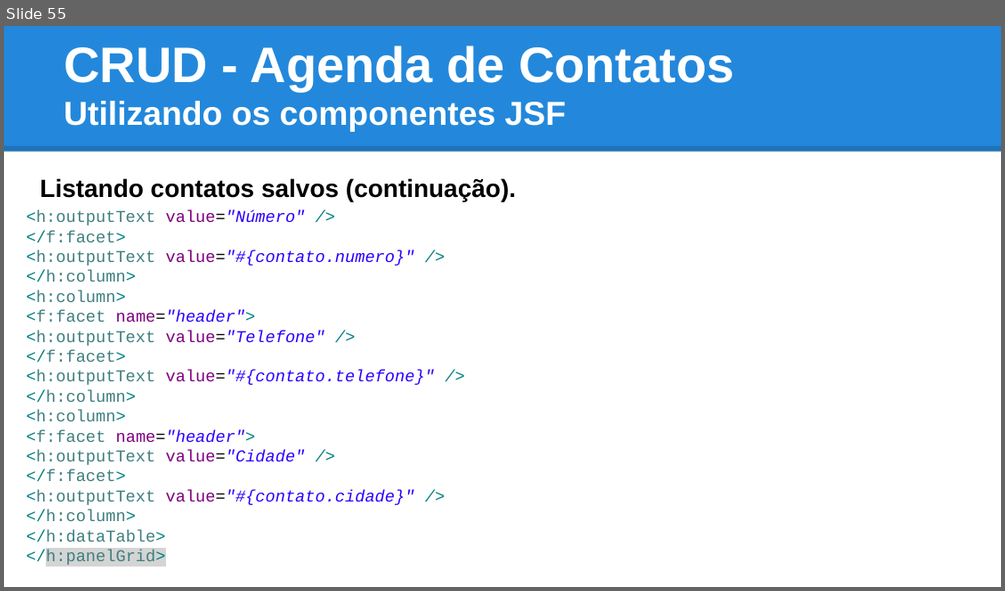
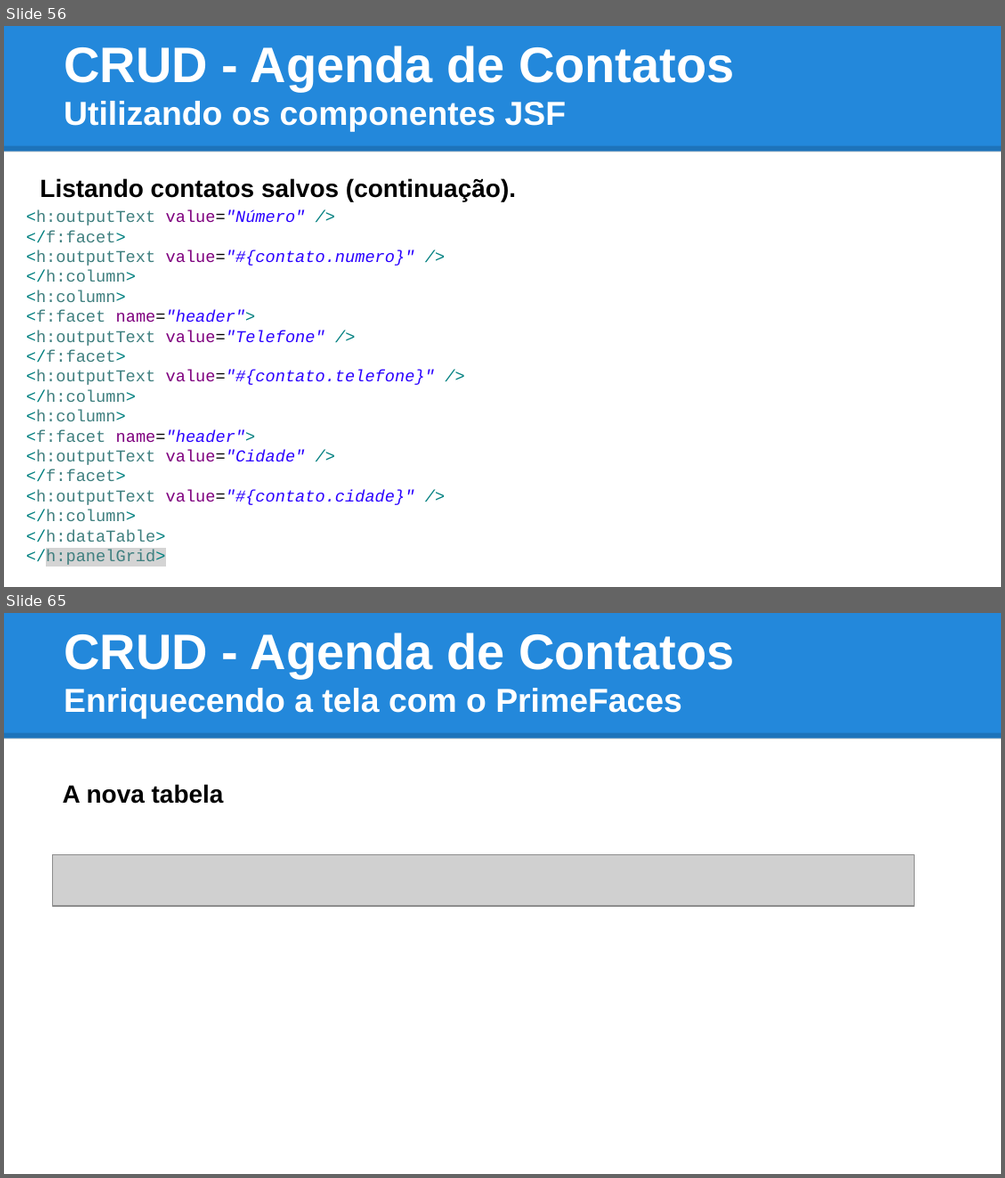
Before and after one commit to tiagogoncalves/jsf_workshop, a slide deck: apresentacao/slide_jsf_prime_faces.pptx. Shown one above the other, each under a label of ours: slide 55 before the commit, slides 56 and 65 after it; the slides between them are not shown. The pictures are 1005x591 and 1005x1178 pixels, drawn with LibreOffice and Linux fonts; fonts in the diff are those of the drawing; grey boxes stand for pictures. Boxes give left, top, right and bottom in pixels: in the first picture for what was removed or moved away, otherwise in the second. Text is boxed around its words. In the diff, an @@ line names an element or a change of style, - is before the commit and + after.

```diff
--- a/apresentacao/slide_jsf_prime_faces.pptx
+++ b/apresentacao/slide_jsf_prime_faces.pptx
@@ slide 65 added at box(4, 613, 1001, 1174), background #FFFFFF; not listed: 2 template elements that a slide beside it also shows @@
@@ title added at box(64, 633, 734, 719), 24 pt, text #FFFFFF, bold @@
+CRUD - Agenda de Contatos
+Enriquecendo a tela com o PrimeFaces
@@ text added at box(63, 784, 224, 803), 18 pt, text #000000, bold @@
+A nova tabela
@@ picture added at box(53, 855, 914, 906) @@
@@ what was slide 55 is now slide 56 @@
```
Also in this commit, not shown: 8 slides changed, 12 other slides added, 1 other file.
